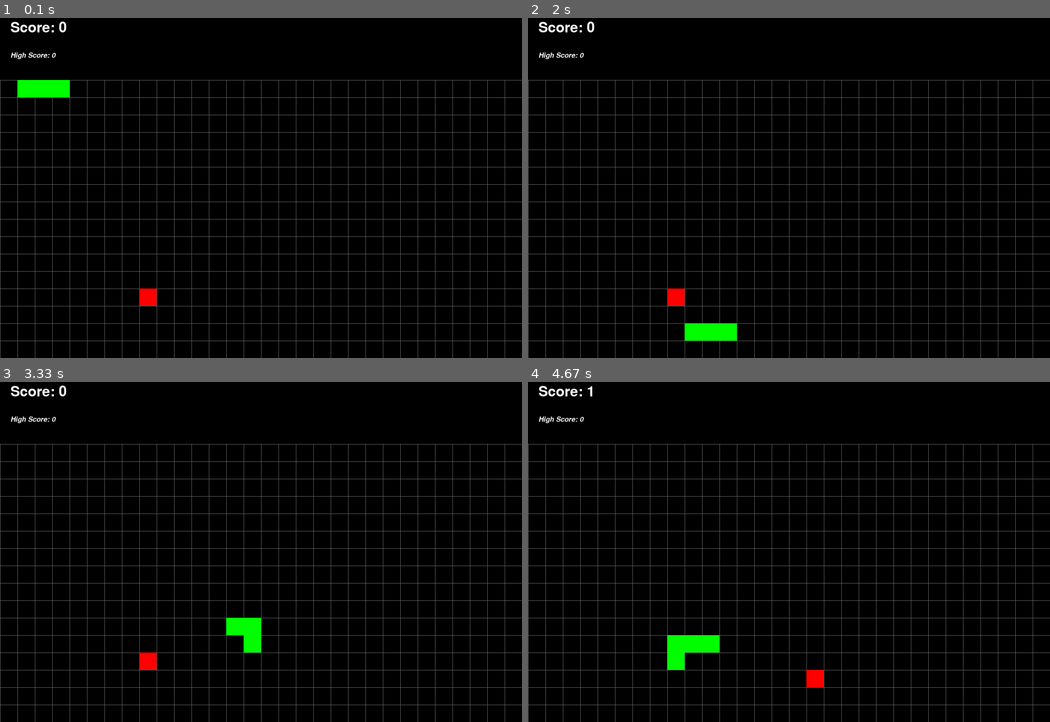
Above: before the commit, frames 1-4 (two rows, left to right).
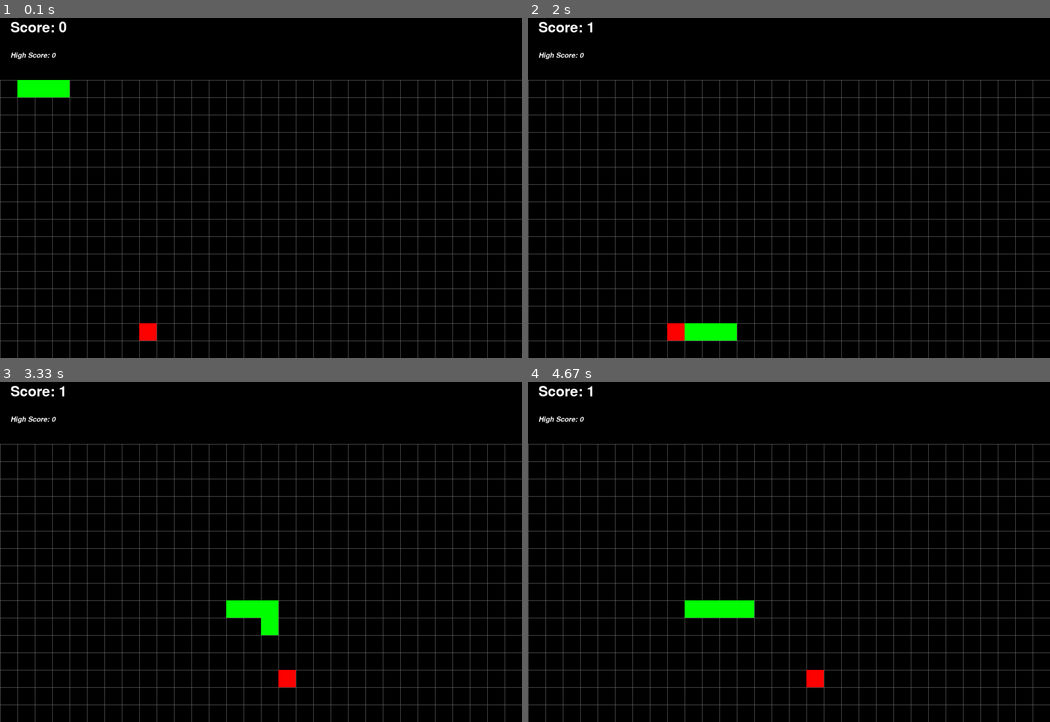
Above: after the commit, the same moments.

Repository: JohnWatersReal/Pygame-Snake
Game: pygame game, started from Snake.py
Two runs of this game, one before a commit and one after it. Both use one fixed random seed, a clock stepped at 60 frames per second and the inputs below.
Inputs:
- Up to frame 1 (0.1 s): no input
- Up to frame 2 (2 s): hold Up 0.33-0.8 s; hold Right 0.83-1.3 s; hold Down 1.33-1.63 s; hold Left from 1.67 s (still down)
- Up to frame 3 (3.33 s): release Left at 2.07 s; hold Up 2.1-2.47 s; hold Right 2.5-3.13 s; hold Down from 3.17 s (still down)
- Up to frame 4 (4.67 s): release Down at 3.53 s; hold Left 3.57-4.03 s; hold Up 4.07-4.37 s; hold Right from 4.4 s (still down)

The runs differ from the first frame. In frame 1, 0.3% of the frame differs, in the area x 26-30%, y 79-95%; in frame 2, 0.4%; in frame 3, 1.6%, in the area x 11-57%, y 1-90%; in frame 4, 1.4%.

Commit message:
I think I will leave this project here unless I feel like making a title screen, time for something new!

Diff:
--- a/Snake.py
+++ b/Snake.py
@@ -21,7 +21,7 @@
 background_surf.fill(black)
 
 # Setting Framerate
-FPS = 12
+FPS = 60
 FramePerSec = pygame.time.Clock()
 
 # Setting window title
@@ -186,16 +186,15 @@
 
 # Global variables
 snake = Player()
-body.append(snake)
+starting_body = Body(1, 4)
+tail = Tail()
+body.extend([snake, tail, starting_body])
+tail_move = True
 apple = Fruit()
-tail = Tail()
-tail_move = True
-body.append(tail)
-starting_body = Body(1, 4)
-body.append(starting_body)
 score = 0
 high_score = 0
 unpaused = True
+movement_tick = 0
 # Game loop begin
 while True:
 
@@ -229,11 +228,15 @@
     DISPLAYSURF.blit(apple.surf, apple.rect)
 
     # Handle snake movement
-    snake.change_direction()
-    snake.move()
-    if tail_move:
-            tail.move()
-    tail_move = True
+    if movement_tick == 4:
+        snake.change_direction()
+        snake.move()
+        movement_tick = 0
+        if tail_move:
+                tail.move()
+        tail_move = True
+    else:
+        movement_tick += 1
 
     # if snake eats apple
     if pygame.Rect.colliderect(snake.rect, apple.rect):
Empty file added: project-finale-notes.txt
